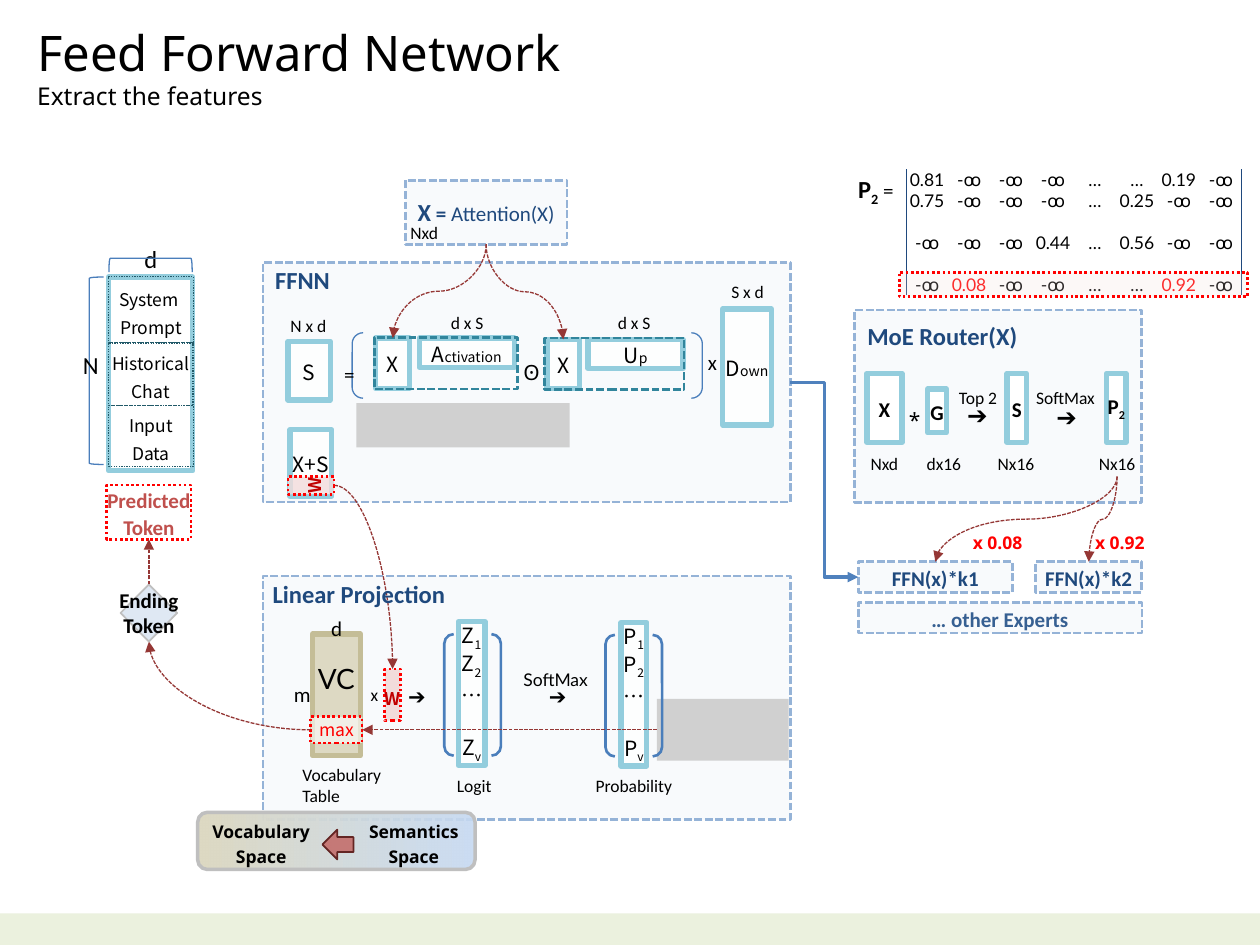
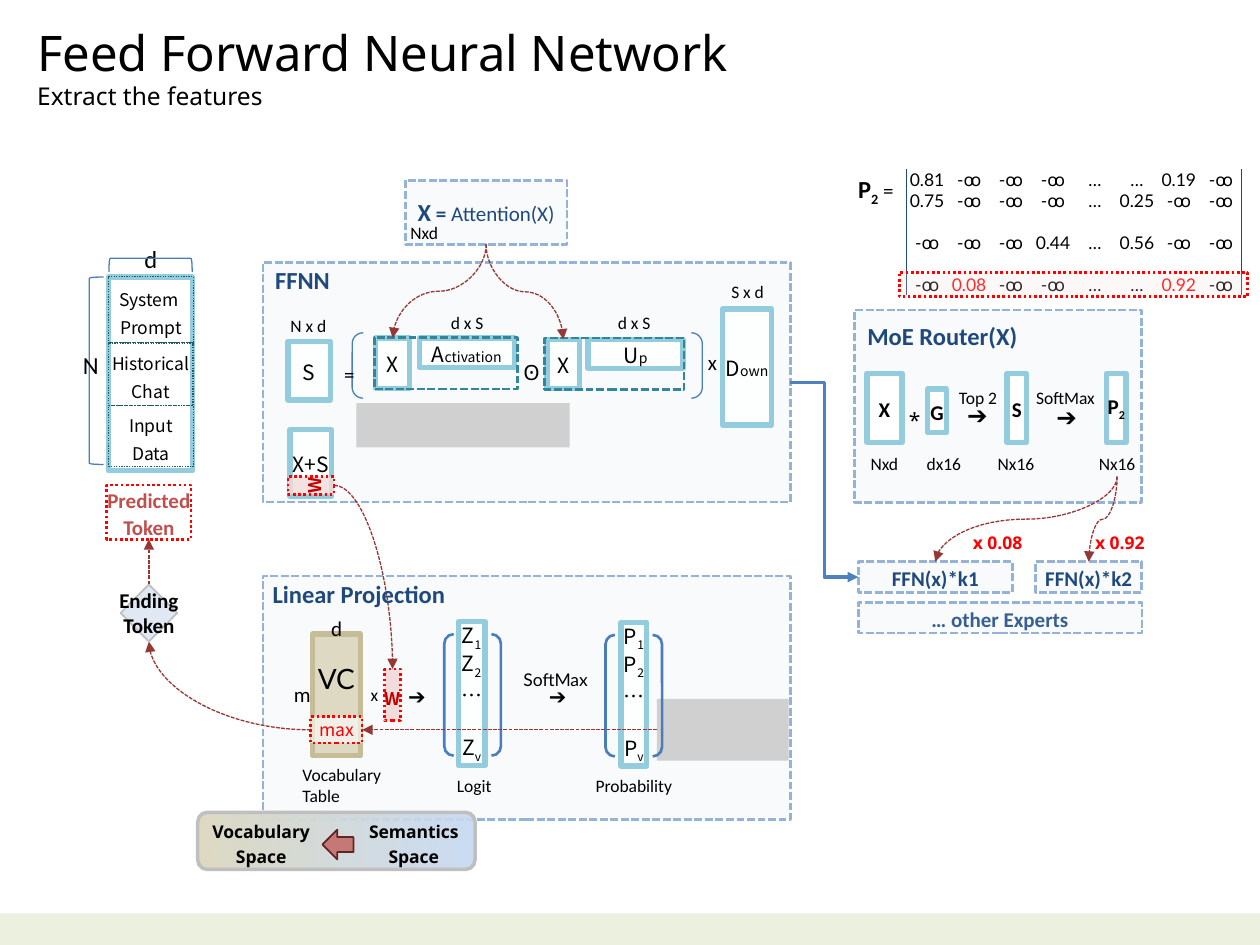
Before and after one commit to navibator/crazy-ai, a slide deck: slide 10 of ai.pptx. Drawn at 1260x945 pixels with LibreOffice and Linux fonts; fonts in the diff are those of the drawing; grey boxes stand for pictures. Boxes give left, top, right and bottom in pixels: in the first picture for what was removed or moved away, otherwise in the second. Text is boxed around its words. In the diff, an @@ line names an element or a change of style, - is before the commit and + after.

```diff
--- a/ai.pptx
+++ b/ai.pptx
@@ text at <box>37,33,728,72</box>: text changed @@
-Feed Forward Network
+Feed Forward Neural Network
```
Also in this commit, not shown: 4 other slides changed, 1 other file.
